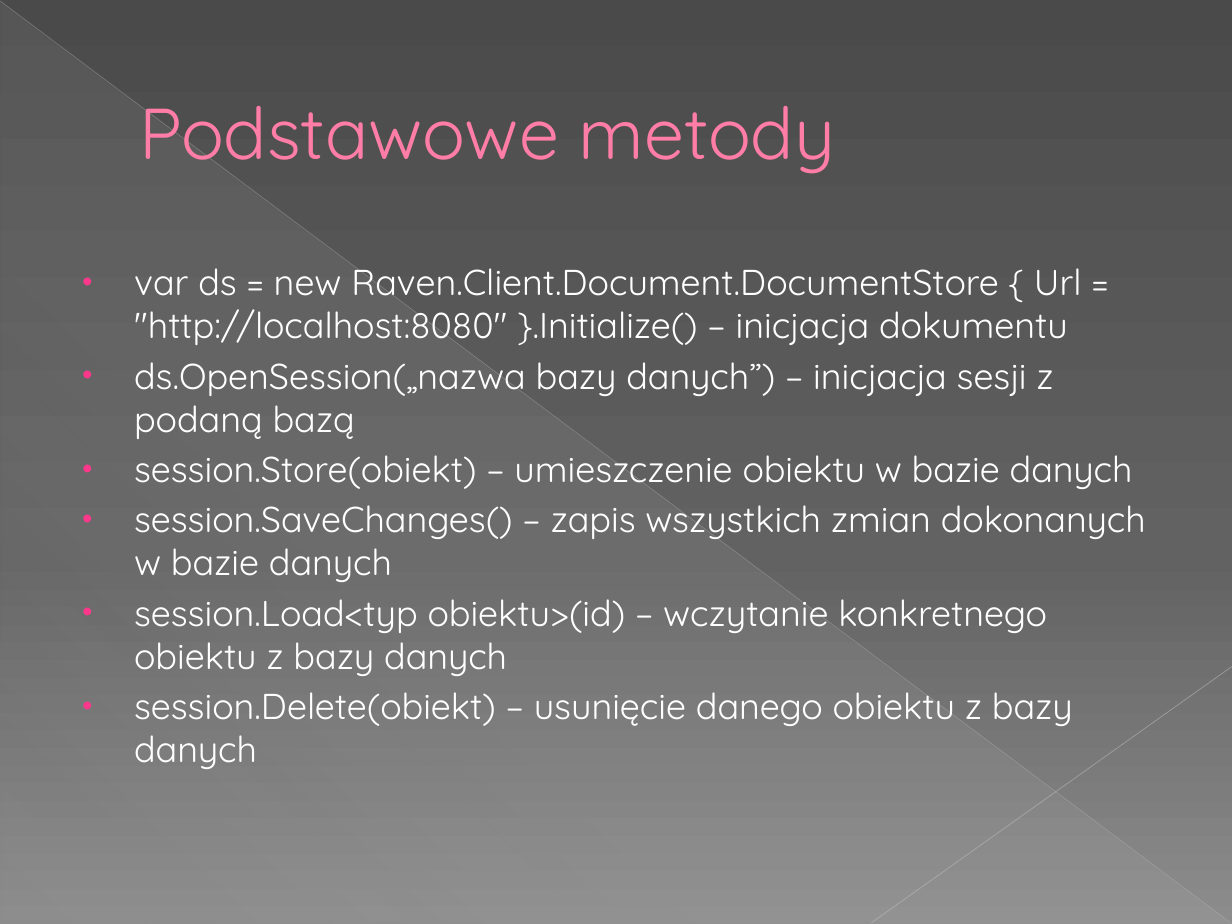
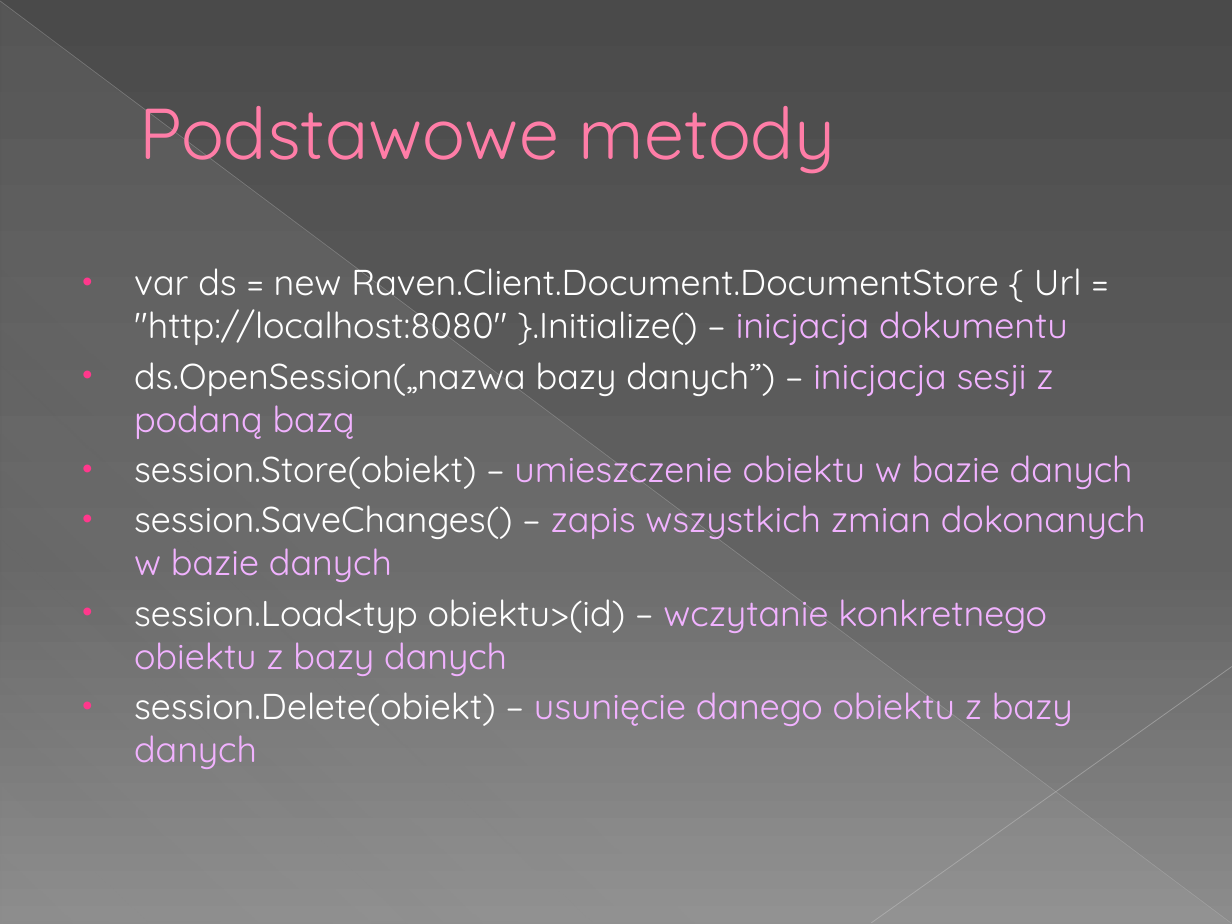
Before and after one commit to lechu7/RavenDB, a slide deck: slide 4 of RavenDB - prezentacja.pptx. Drawn at 1232x924 pixels with LibreOffice and Linux fonts; fonts in the diff are those of the drawing. Boxes give left, top, right and bottom in pixels: in the first picture for what was removed or moved away, otherwise in the second. Text is boxed around its words. In the diff, an @@ line names an element or a change of style, - is before the commit and + after.

```diff
--- a/RavenDB - prezentacja.pptx
+++ b/RavenDB - prezentacja.pptx
@@ text "var ds = new Raven.Client.Document.DocumentStore ..." at bbox=[134, 268, 1146, 769]: text colour #FFFFFF to #F1B2FF in "inicjacja dokumentu", "inicjacja sesji z podaną bazą", "umieszczenie obiektu w bazie danych", "zapis wszystkich zmian dokonanych w bazie danych" and 2 more places @@
```
Also in this commit, not shown: 1 other slide changed, 2 slides added, 1 slide removed, 33 other files.
